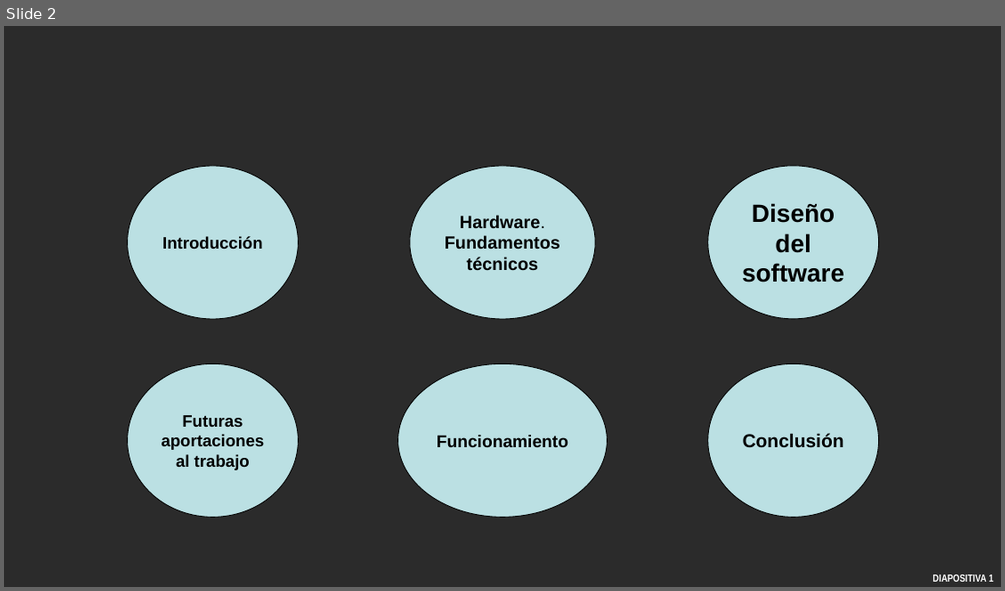
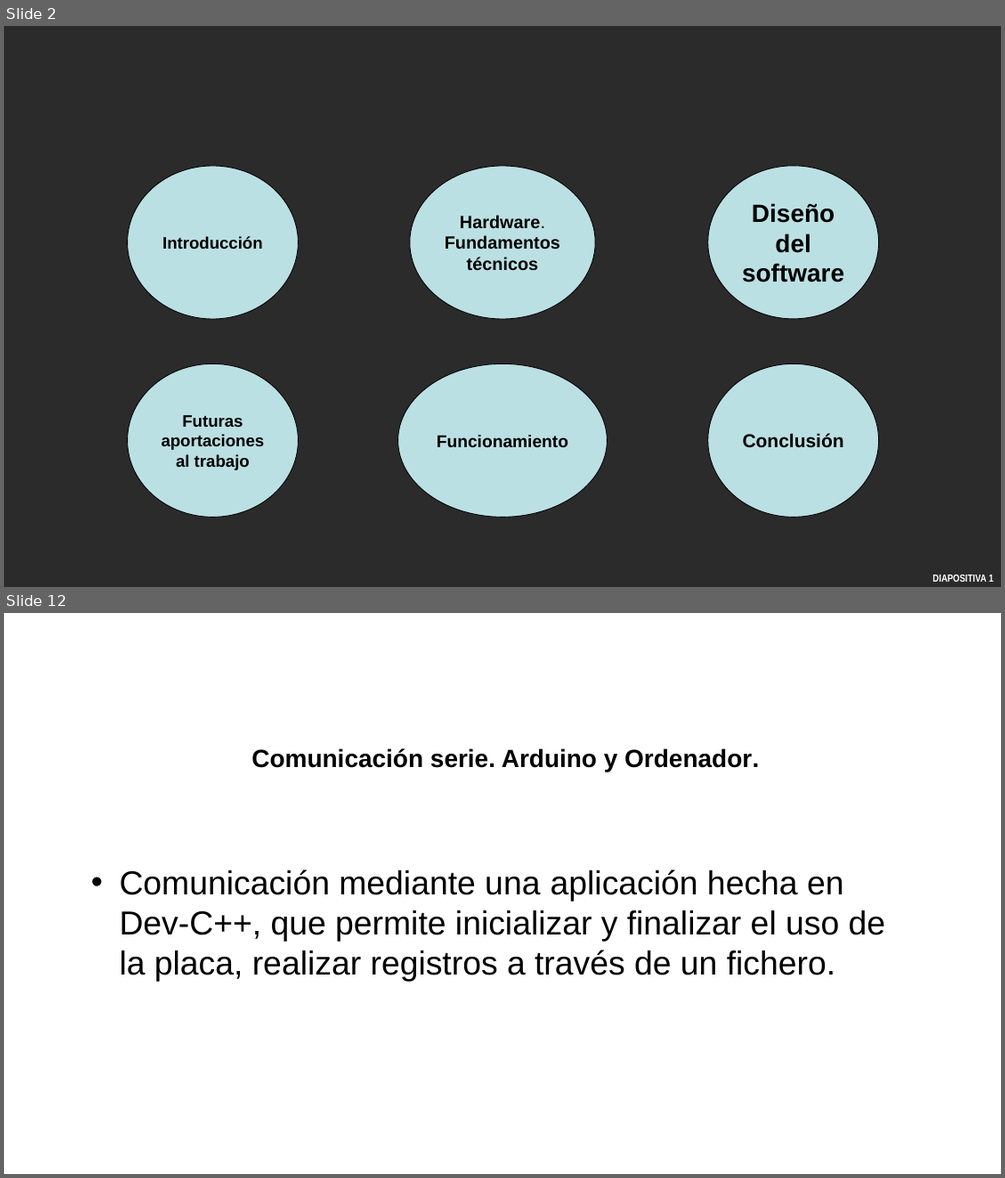
Before and after one commit to aigora/twA109-jaime-pablo-sara, a slide deck: trabajoinformatica_sinterminar.pptx. Shown one above the other, each under a label of ours: slide 2 before the commit, slides 2 and 12 after it; the slides between them are not shown. The pictures are 1005x591 and 1005x1178 pixels, drawn with LibreOffice and Linux fonts; fonts in the diff are those of the drawing; background and template pictures are left out; a plain dark background stands for a picture behind light text. Boxes give left, top, right and bottom in pixels: in the first picture for what was removed or moved away, otherwise in the second. Text is boxed around its words. In the diff, an @@ line names an element or a change of style, - is before the commit and + after.

```diff
--- a/trabajoinformatica_sinterminar.pptx
+++ b/trabajoinformatica_sinterminar.pptx
@@ slide 12 added at bbox=[4, 613, 1001, 1174], background picture (left out) @@
@@ text added at bbox=[251, 748, 759, 772], 24 pt, text #000000, bold @@
+  Comunicación serie. Arduino y Ordenador.
@@ text added at bbox=[120, 869, 886, 981], 32 pt, text #000000 @@
+• Comunicación mediante una aplicación hecha en Dev-C++, que permite inicializar y finalizar el uso de la placa, realizar registros a través de un fichero.
@@ page number added at bbox=[793, 1155, 1001, 1174], 10 pt, text #FFFFFF, bold @@
+DIAPOSITIVA 11
```
Also in this commit, not shown: 14 other slides added, 2 slides removed.
